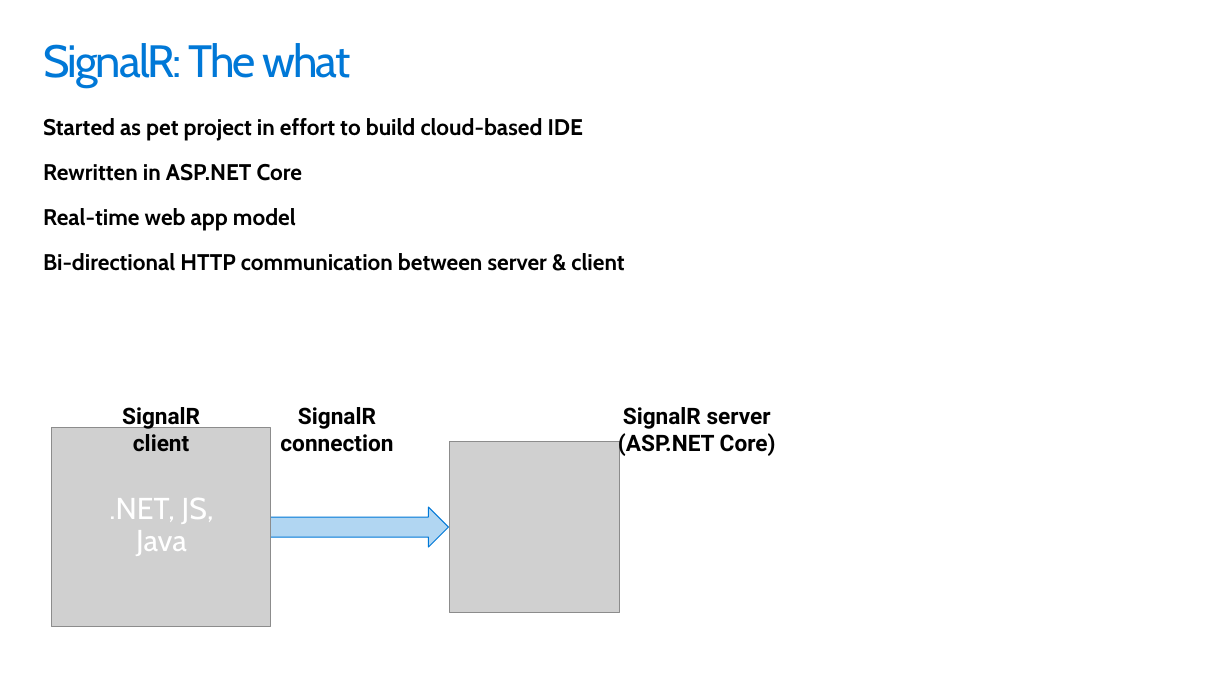
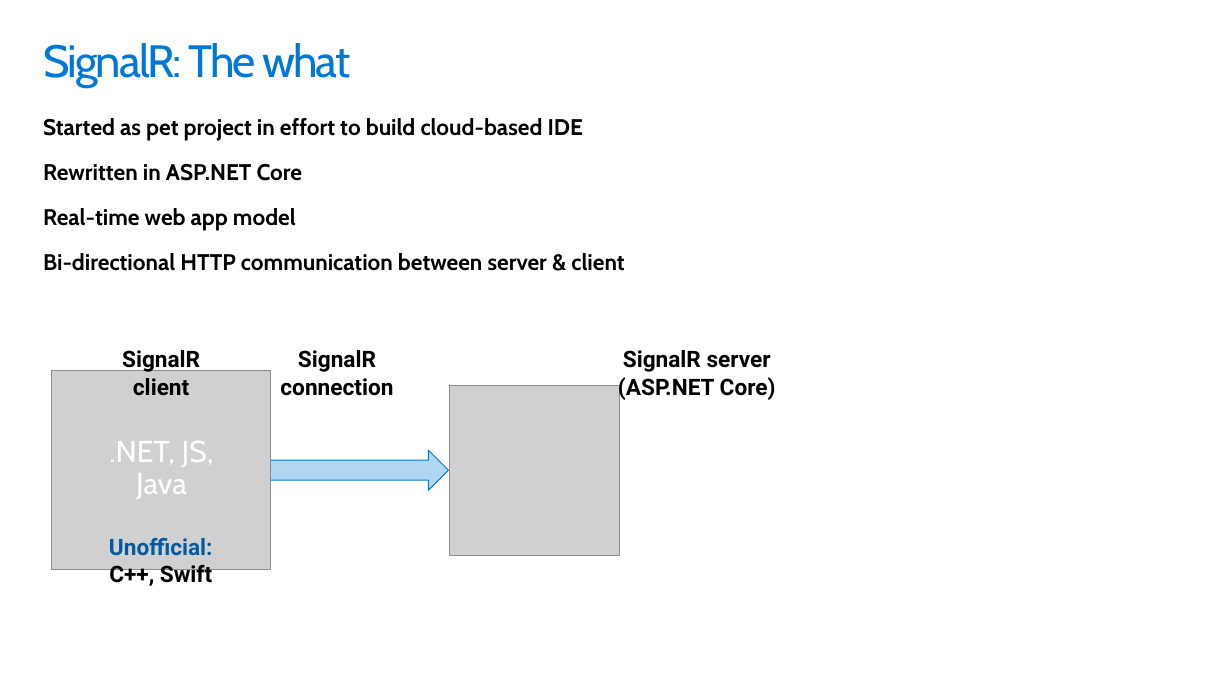
Before and after one commit to scottaddie/slide-decks, a slide deck: slide 2 of Building the Real-time Web with SignalR.pptx. Drawn at 1232x693 pixels with LibreOffice and Linux fonts; fonts in the diff are those of the drawing; grey boxes stand for pictures; background and template pictures are left out. Boxes give left, top, right and bottom in pixels: in the first picture for what was removed or moved away, otherwise in the second. Text is boxed around its words. In the diff, an @@ line names an element or a change of style, - is before the commit and + after.

```diff
--- a/Building the Real-time Web with SignalR.pptx
+++ b/Building the Real-time Web with SignalR.pptx
@@ 4 texts, 2 pictures, 1 left right arrow: place and size @@
-4 texts, 2 pictures, 1 left right arrow at (52, 407, 776, 627)
+4 texts, 2 pictures, 1 left right arrow at (52, 350, 776, 570)
@@ text added at (109, 537, 213, 588), 18 pt, text #035AA0, bold @@
+Unofficial:
+C++, Swift
```
Also in this commit, not shown: 1 other slide changed.
